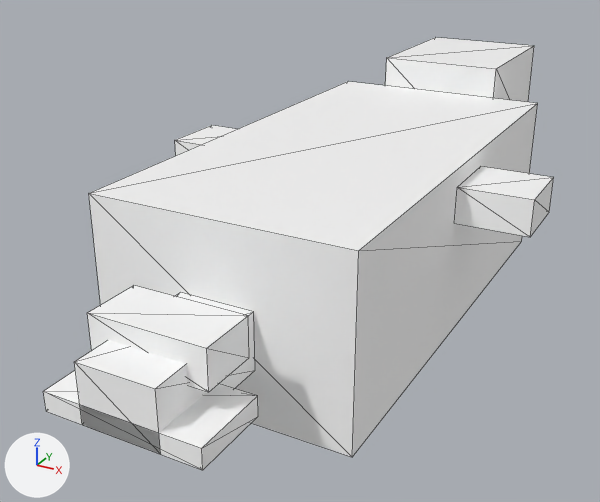
The glTF model models/creatures/whale/model.gltf: old version first, new version second.
Camera for both pictures: a 50 mm lens placed at (1.22, -2.6, 1.58), pointed at (-0.15, -0.12, 0.34). Lighting does not change. The marker at lower left points along +X, +Y and +Z. The picture after the commit comes second. Mesh edges are drawn as thin lines. Vertices at exactly the same position are counted once.
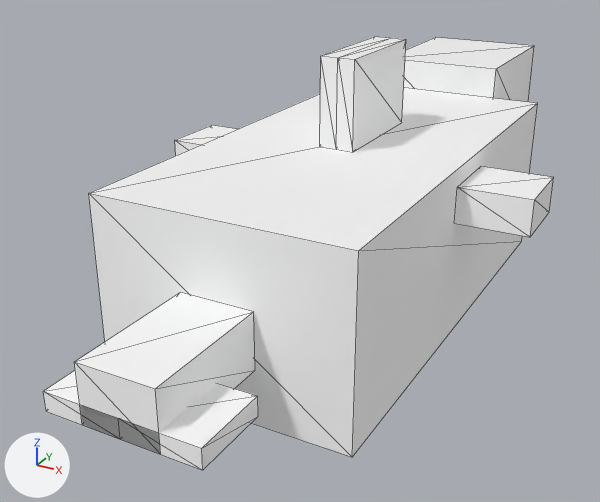
Where the change shows, as pixel boxes [x1, y1, x2, y2] in the pictures (600 x 502 px):
part 1 of me_mesh_0, deleted: before [87, 285, 249, 392]
part 2 of me_mesh_0, reshaped: [43, 370, 257, 470] in both
part 3 of me_mesh_0, added: after [320, 37, 406, 152]

The change, as a diff of the scene's bpy script:
```diff
--- a/models/creatures/whale/model.gltf.py
+++ b/models/creatures/whale/model.gltf.py
@@ me_mesh_0 @@
 # used by ob_mesh; location = (0.0, 0.0, 0.0)
-me_mesh_0.from_pydata(...)  # 72 vertices, 108 faces; spans x -0.69..0.69, y -1.31..1.5, z 0.12..0.88
+me_mesh_0.from_pydata(...)  # 80 vertices, 132 faces; spans x -0.69..0.69, y -1.31..1.5, z 0.12..1.06
+# me_mesh_0 part 1: the loose piece of 8 vertices spanning x -0.19..0.19, y -1.19..-1.0, z 0.44..0.56 is deleted
+# me_mesh_0 part 2
+# 8 faces are deleted
+# 4 vertices are added at (0.0, -1.31, 0.31), (0.0, -1.31, 0.38), (0.0, -1.06, 0.31), (0.0, -1.06, 0.38)
+# 20 new faces join them
+# me_mesh_0 part 3
+# 6 vertices are added at (-0.06, -0.12, 0.75), (0.0, -0.12, 0.75), (-0.06, -0.12, 1.06), (0.0, -0.12, 1.06), (0.06, -0.12, 0.75), (0.06, -0.12, 1.06)
+# 6 new vertices lie (0.0, 0.43, 0.0) away from vertices in x -0.06..0.06, y -0.12, z 0.75..1.06
+# 24 new faces join them
 me_mesh_0.materials.append(mat_body)
```
